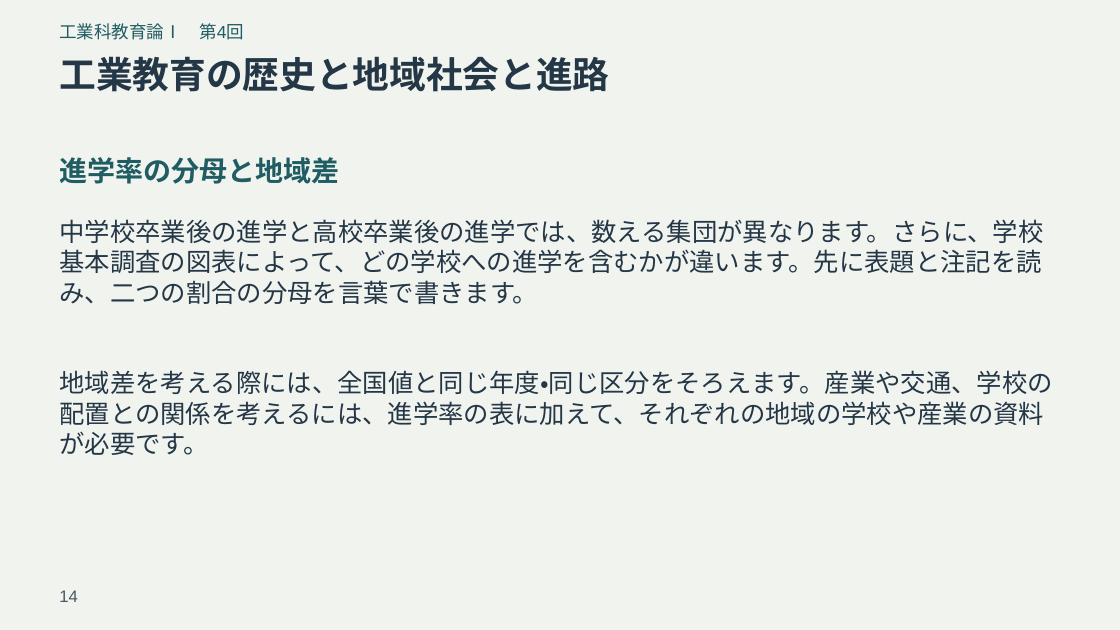
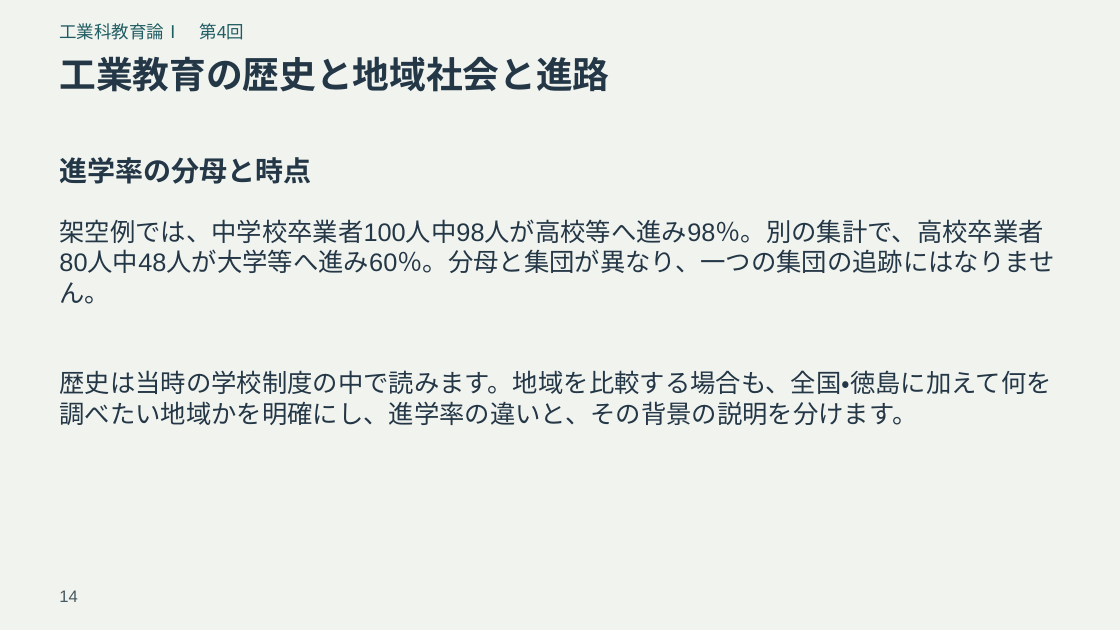
Before and after one commit to zooc-14calbp/industrial-education-i, a slide deck: slide 14 of reorganized/20261105/expanded/slides.pptx. Drawn at 1120x630 pixels with LibreOffice and Linux fonts; fonts in the diff are those of the drawing. Boxes give left, top, right and bottom in pixels: in the first picture for what was removed or moved away, otherwise in the second. Text is boxed around its words. In the diff, an @@ line names an element or a change of style, - is before the commit and + after.

```diff
--- a/reorganized/20261105/expanded/slides.pptx
+++ b/reorganized/20261105/expanded/slides.pptx
@@ text at <box>59,157,311,184</box>: text changed; text colour #205D62 to #243746 @@
-進学率の分母と地域差
+進学率の分母と時点
@@ text at <box>59,219,1054,304</box>: text changed @@
-中学校卒業後の進学と高校卒業後の進学では、数える集団が異なります。さらに、学校基本調査の図表によって、どの学校への進学を含むかが違います。先に表題と注記を読み、二つの割合の分母を言葉で書きます。
+架空例では、中学校卒業者100人中98人が高校等へ進み98％。別の集計で、高校卒業者80人中48人が大学等へ進み60％。分母と集団が異なり、一つの集団の追跡にはなりません。
@@ text at <box>59,370,1051,425</box>: text changed @@
-地域差を考える際には、全国値と同じ年度・同じ区分をそろえます。産業や交通、学校の配置との関係を考えるには、進学率の表に加えて、それぞれの地域の学校や産業の資料が必要です。
+歴史は当時の学校制度の中で読みます。地域を比較する場合も、全国・徳島に加えて何を調べたい地域かを明確にし、進学率の違いと、その背景の説明を分けます。
```
Also in this commit, not shown: 47 other slides changed, 10 other files.
